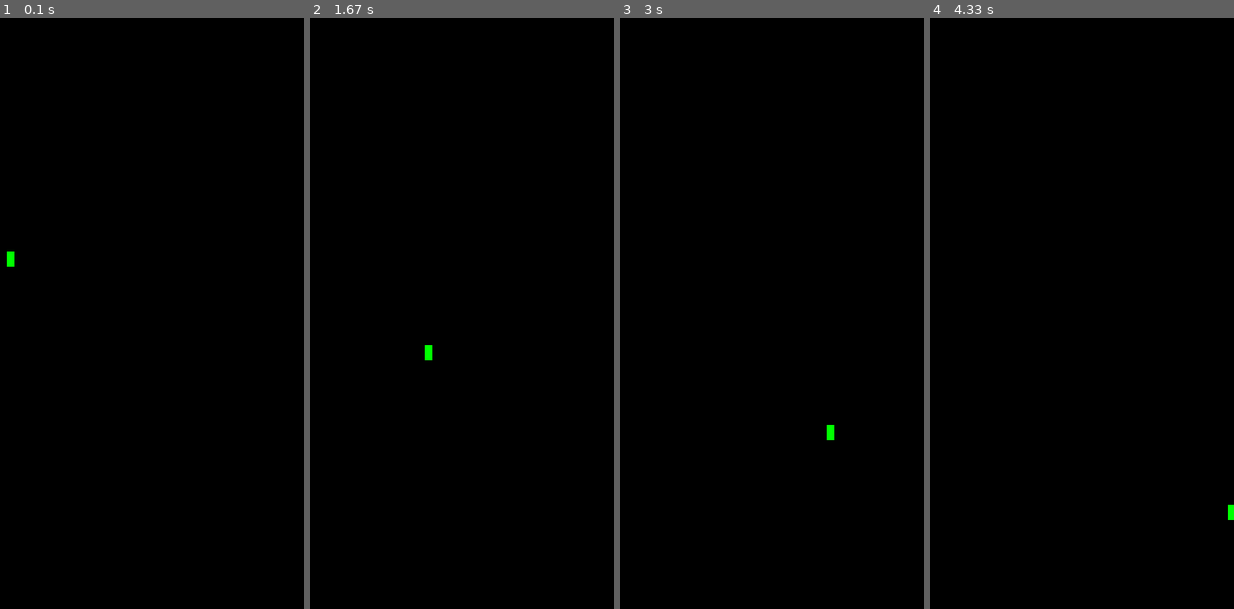
Above: before the commit, frames 1-4 (left to right).
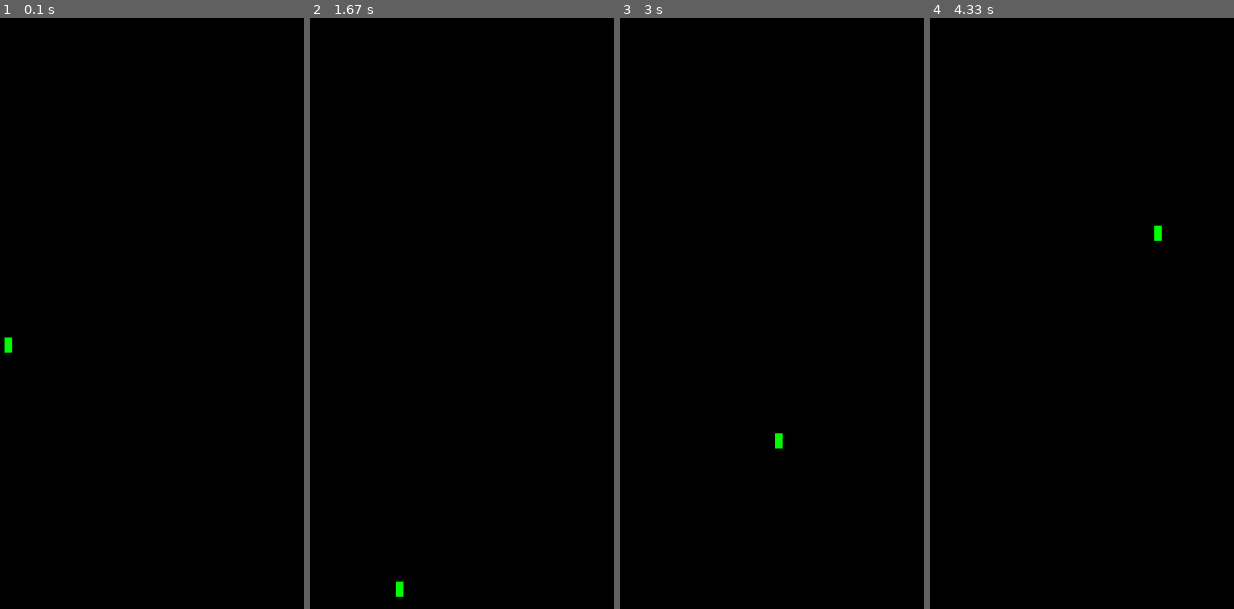
Above: after the commit, the same moments.

Repository: ajaysridhar0/APCSP-Final-Project
Game: pygame game, started from covid19_game.py
Two runs of this game, one before a commit and one after it. Both use one fixed random seed, a clock stepped at 60 frames per second and the inputs below.
Inputs:
- Up to frame 1 (0.1 s): no input
- Up to frame 2 (1.67 s): no input
- Up to frame 3 (3 s): no input
- Up to frame 4 (4.33 s): no input

The runs differ from the first frame. In frame 1, 0.1% of the frame differs, in the area x 1-5%, y 39-57%; in frame 2, 0.1%; in frame 3, 0.1%; in frame 4, 0.1%.

Commit message:
Add wall collision for NPC

Diff:
--- a/covid19_game.py
+++ b/covid19_game.py
@@ -5,9 +5,9 @@
 
 # dimensions
 display_width = 800
-display_height = 600
+display_height = 800
 
-# color definintions
+# color definitions
 black = (0, 0, 0)
 white = (255, 255, 255)
 red = (200, 0, 0)
@@ -16,7 +16,7 @@
 bright_green = (0, 255, 0)
 
 # global variables
-game_display = pygame.display.set_mode((display_width, display_width))
+game_display = pygame.display.set_mode((display_width, display_height))
 clock = pygame.time.Clock()
 game_exit = False
 
@@ -31,7 +31,6 @@
         self.x = x
         self.y = y
         self.v = math.sqrt(pow(x, 2) + pow(y, 2))
-        self.theta = math.atan(x / y)
 
     def normalize(self):
         self.x /= self.v
@@ -42,32 +41,56 @@
     def __init__(self, pos, infected):
         self.pos = pos
         self.infected = infected
+        self.w = 10
+        self.h = 20
+
+    def is_hit(self, axis, n):
+        if axis == 'x':
+            if self.pos.x <= n <= self.pos.x + self.w:
+                return True
+        elif axis == 'y':
+            if self.pos.y <= n <= self.pos.y + self.h:
+                return True
+        return False
+
+    def out_of_bounds(self):
+        if self.is_hit('x', 0) or self.is_hit('x', 800) or self.is_hit('y', 0) or self.is_hit('x', 800):
+            return True
+        return False
+
+    def draw(self, infected_color=bright_red, healthy_color=bright_green):
+        if self.infected:
+            color = infected_color
+        else:
+            color = healthy_color
+        pygame.draw.rect(game_display, color,
+                         [self.pos.x, self.pos.y, self.w, self.h])
 
 
 # TODO: NPC and Player inherits from the player superclass
 class Npc(Patient):
     def __init__(self, pos, infected):
         Patient.__init__(self, pos, infected)
-        self.vel = Vector(random.randrange(0, 20),
-                          random.randrange(0, 20))
-        self.vel.normalize()
+        self.gen_vel()
 
     def gen_vel(self):
-        self.vel = Vector(random.randrange(0, 20),
-                          random.randrange(0, 20))
+        self.vel = Vector(random.randrange(0, 200),
+                          random.randrange(0, 200))
         self.vel.normalize()
+        scal = random.randrange(5, 20) / 10
+        self.vel.x *= scal
+        self.vel.y *= scal
+
+    def bounce(self):
+        if self.is_hit('x', 0) or self.is_hit('x', 800):
+            self.vel.x = -self.vel.x
+        if self.is_hit('y', 0) or self.is_hit('y', 800):
+            self.vel.y = -self.vel.y
 
     def move(self):
+        self.bounce()
         self.pos.x += self.vel.x
         self.pos.y += self.vel.y
-
-    def draw(self):
-        if self.infected:
-            color = bright_red
-        else:
-            color = bright_green
-        pygame.draw.rect(game_display, color,
-                         [self.pos.x, self.pos.y, 10, 20])
 
 
 # functions
